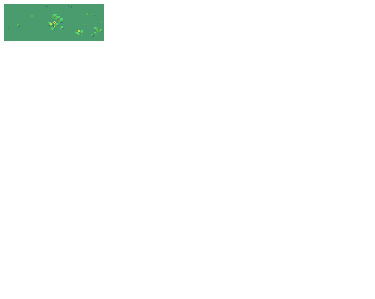
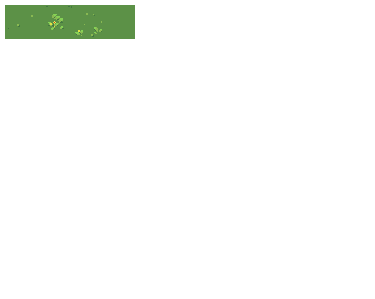
The second 375 x 299 image is a revision of the first. Changes to its layers:
painted on "Capa 6" over [6, 6, 134, 38]
painted on "Capa 7" over [4, 4, 135, 41]
